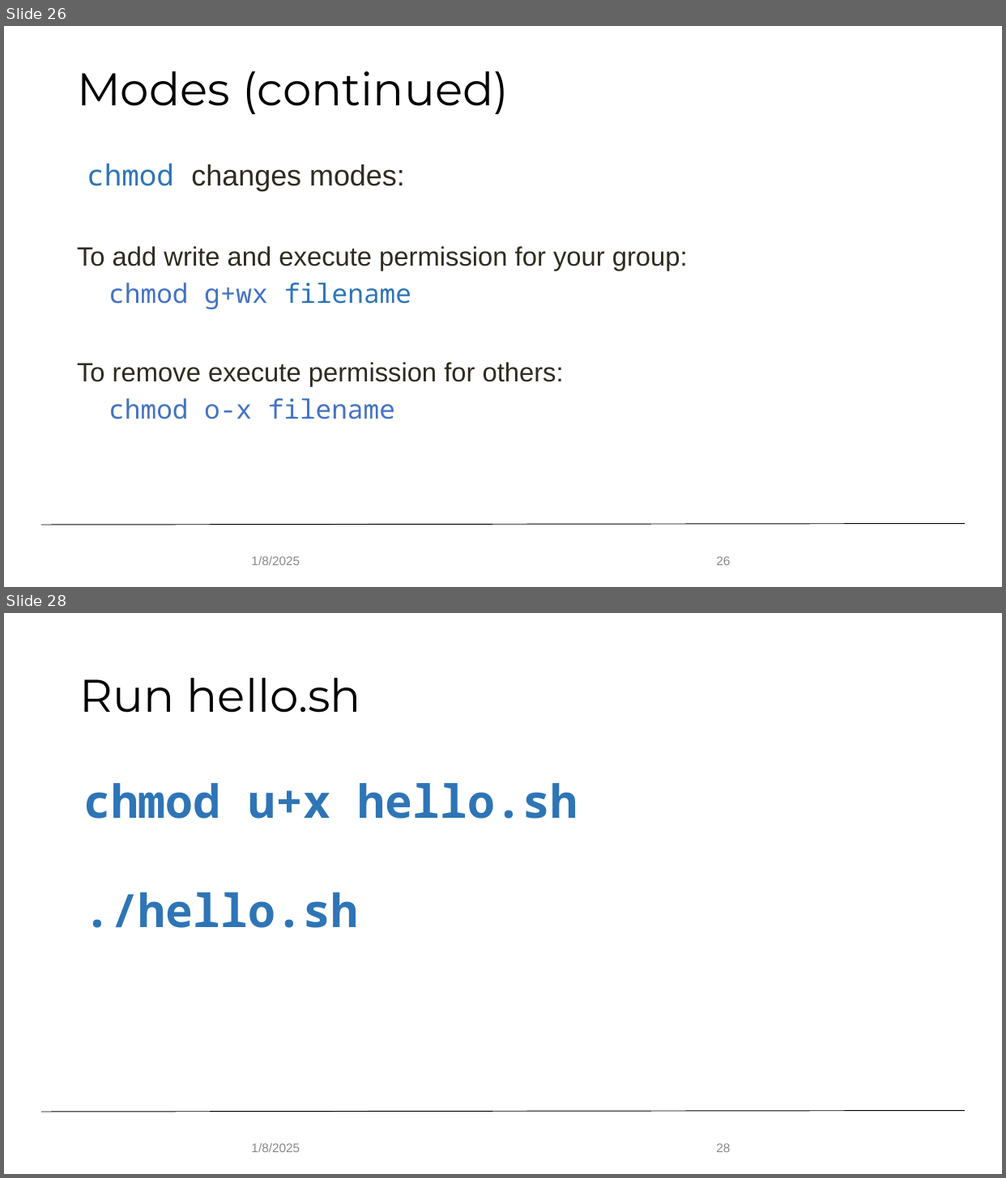
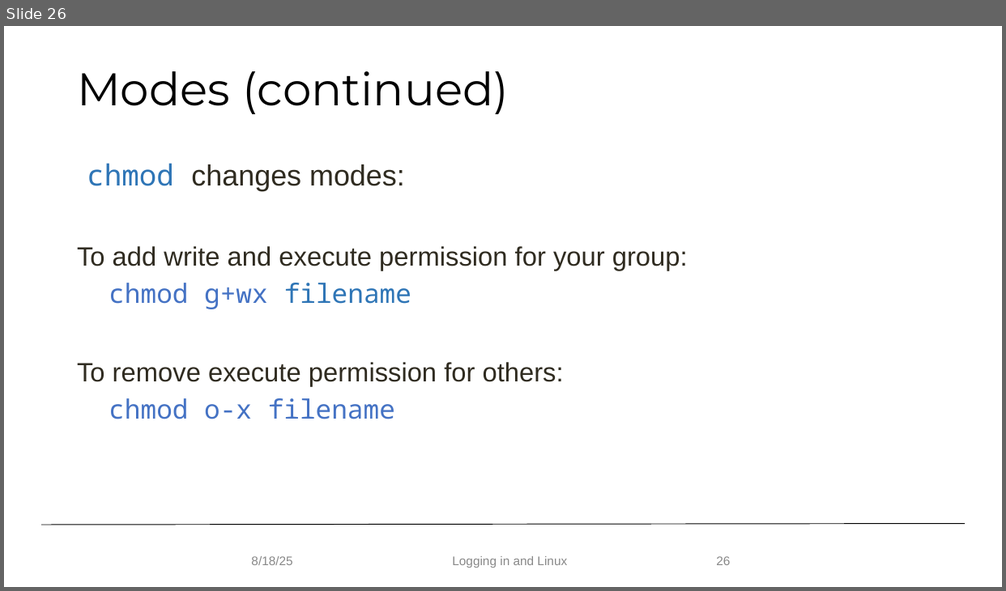
Before and after one commit to ResearchComputing/hpc_fundamentals_micro_credential, a slide deck: logging_in_and_linux/logging_in_linux.pptx. Shown one above the other, each under a label of ours: slides 26 and 28 before the commit, slide 26 after it; the slides between them are not shown. The pictures are 1006x1178 and 1006x591 pixels, drawn with LibreOffice and Linux fonts; fonts in the diff are those of the drawing; background and template pictures are left out. Boxes give left, top, right and bottom in pixels: in the first picture for what was removed or moved away, otherwise in the second. Text is boxed around its words. In the diff, an @@ line names an element or a change of style, - is before the commit and + after.

Commit message:
Aug 2025 edits to Linux presentation

```diff
--- a/logging_in_and_linux/logging_in_linux.pptx
+++ b/logging_in_and_linux/logging_in_linux.pptx
@@ slide 28 removed at box(4, 613, 1002, 1174), background #FFFFFF; not listed: 1 template element that a slide beside it also shows @@
@@ title removed at box(80, 678, 361, 713) @@
-Run hello.sh
@@ text removed at box(83, 783, 577, 928) @@
-chmod u+x hello.sh
-./hello.sh
@@ text removed at box(251, 1144, 300, 1152) @@
-1/8/2025
@@ page number removed at box(716, 1144, 730, 1152) @@
-28
@@ slide 26 changed as well @@
@@ text at box(251, 557, 292, 565): text changed @@
-1/8/2025
+8/18/25
@@ text added at box(452, 557, 567, 568), 12 pt, text #888888 @@
+Logging in and Linux
```
Also in this commit, not shown: 27 other slides changed, 3 slides added, 2 other slides removed, 1 other file.
